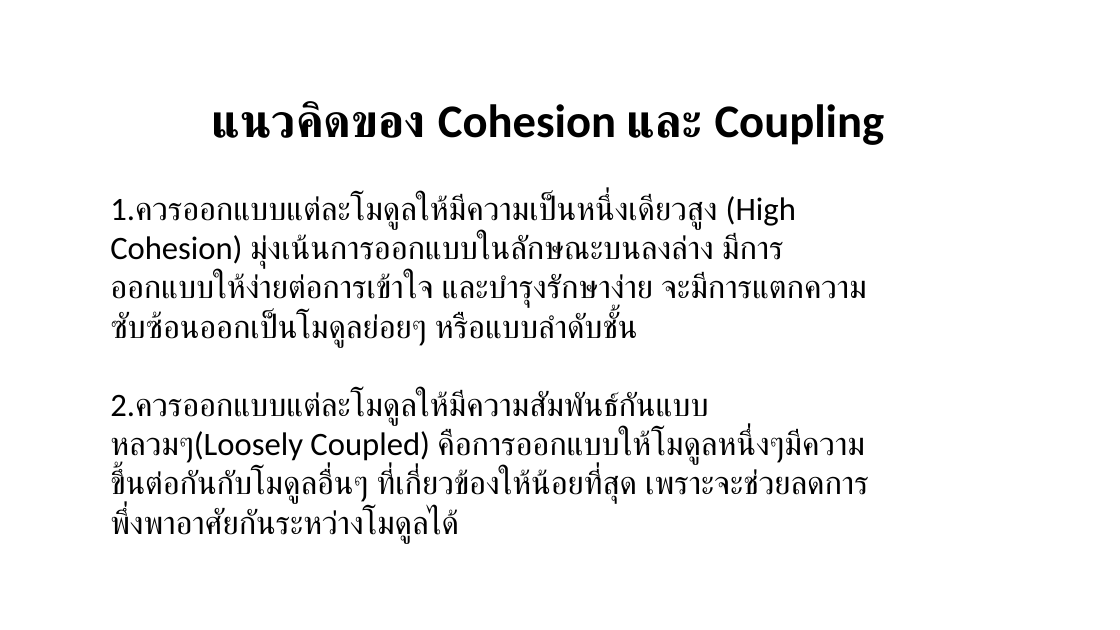
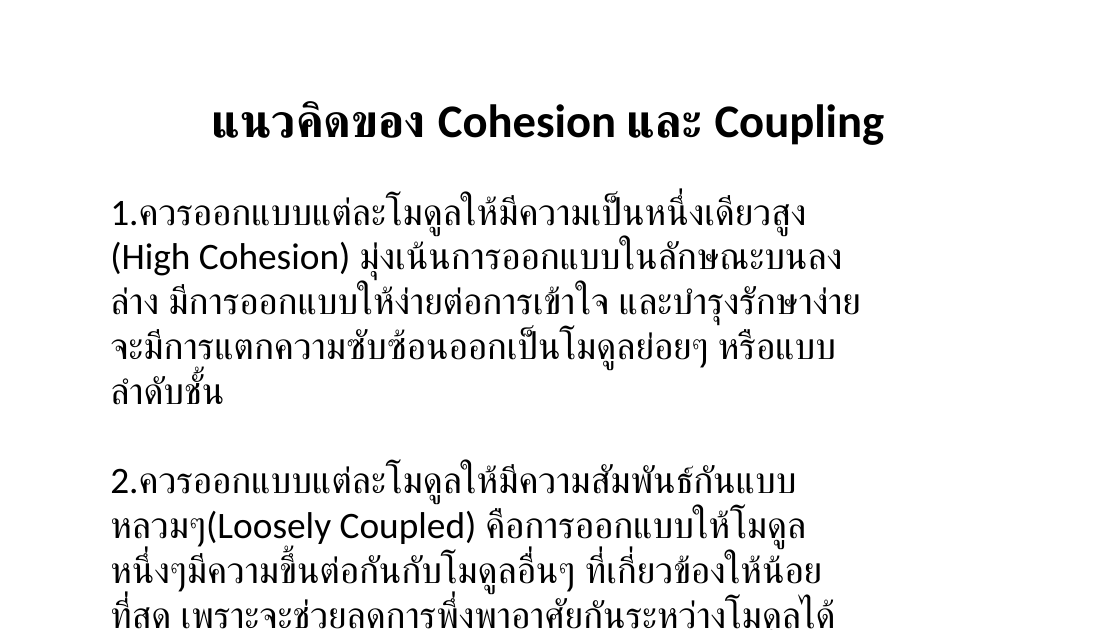
Before and after one commit to praew06/cpsc322_work, a slide deck: slide 8 of บทที่8.pptx (slide 7 before the commit). Drawn at 1120x630 pixels with LibreOffice and Linux fonts; fonts in the diff are those of the drawing; background and template pictures are left out. Boxes give left, top, right and bottom in pixels: in the first picture for what was removed or moved away, otherwise in the second. Text is boxed around its words. In the diff, an @@ line names an element or a change of style, - is before the commit and + after.

```diff
--- a/บทที่8.pptx
+++ b/บทที่8.pptx
@@ text "1.ควรออกแบบแต่ละโมดูลให้มีความเป็นหนึ่งเดียวสูง (High Cohesi ..." at <box>110,195,861,630</box>: size 28 to 32 pt @@
```
Also in this commit, not shown: 6 other slides changed, 1 slide added, 1 other file.
